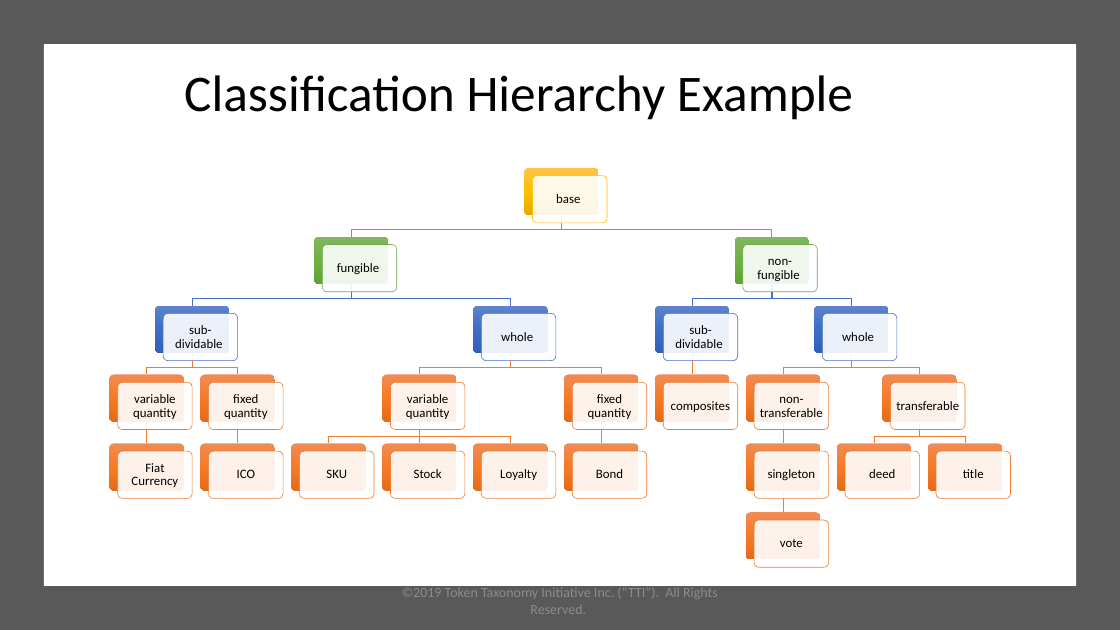
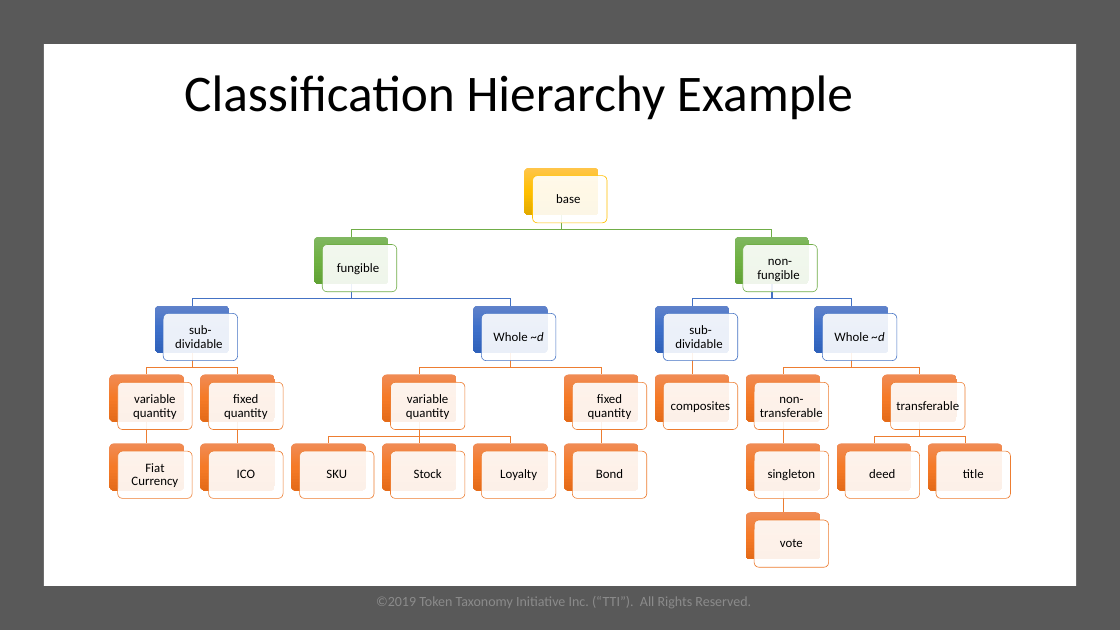
Before and after one commit to vipinsun/TokenTaxonomyFramework-pub, a slide deck: slide 20 of presentations/TTF-Presentation.pptx. Drawn at 1120x630 pixels with LibreOffice and Linux fonts; fonts in the diff are those of the drawing. Boxes give left, top, right and bottom in pixels: in the first picture for what was removed or moved away, otherwise in the second. Text is boxed around its words. In the diff, an @@ line names an element or a change of style, - is before the commit and + after.

```diff
--- a/presentations/TTF-Presentation.pptx
+++ b/presentations/TTF-Presentation.pptx
@@ text at [493, 332, 544, 341]: text changed @@
-whole
+Whole ~d
@@ text at [834, 332, 885, 341]: text changed @@
-whole
+Whole ~d
@@ text "©2019 Token Taxonomy Initiative Inc. ..." rewrapped from [402, 587, 718, 614] to [376, 597, 751, 608] @@
```
Also in this commit, not shown: 12 other slides changed, 30 other files.
